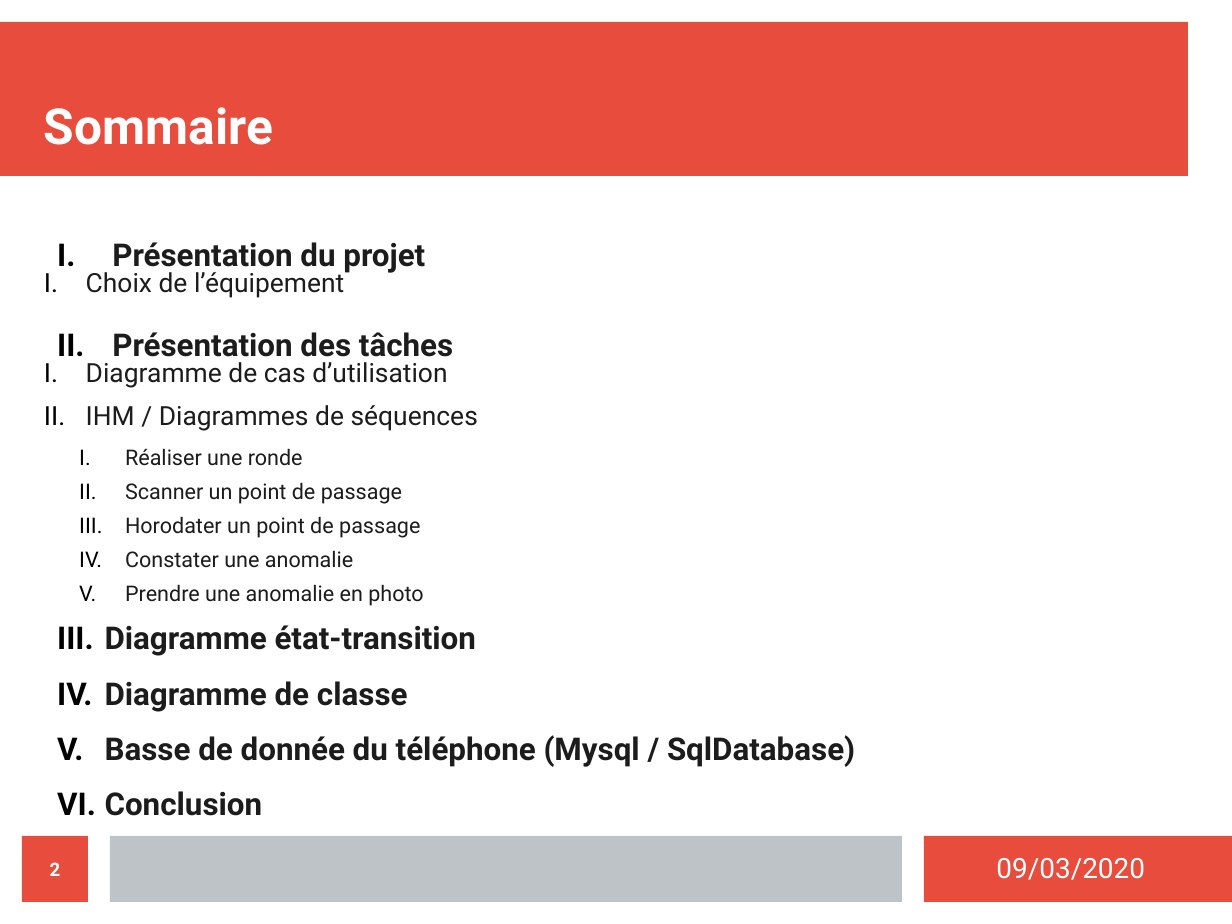
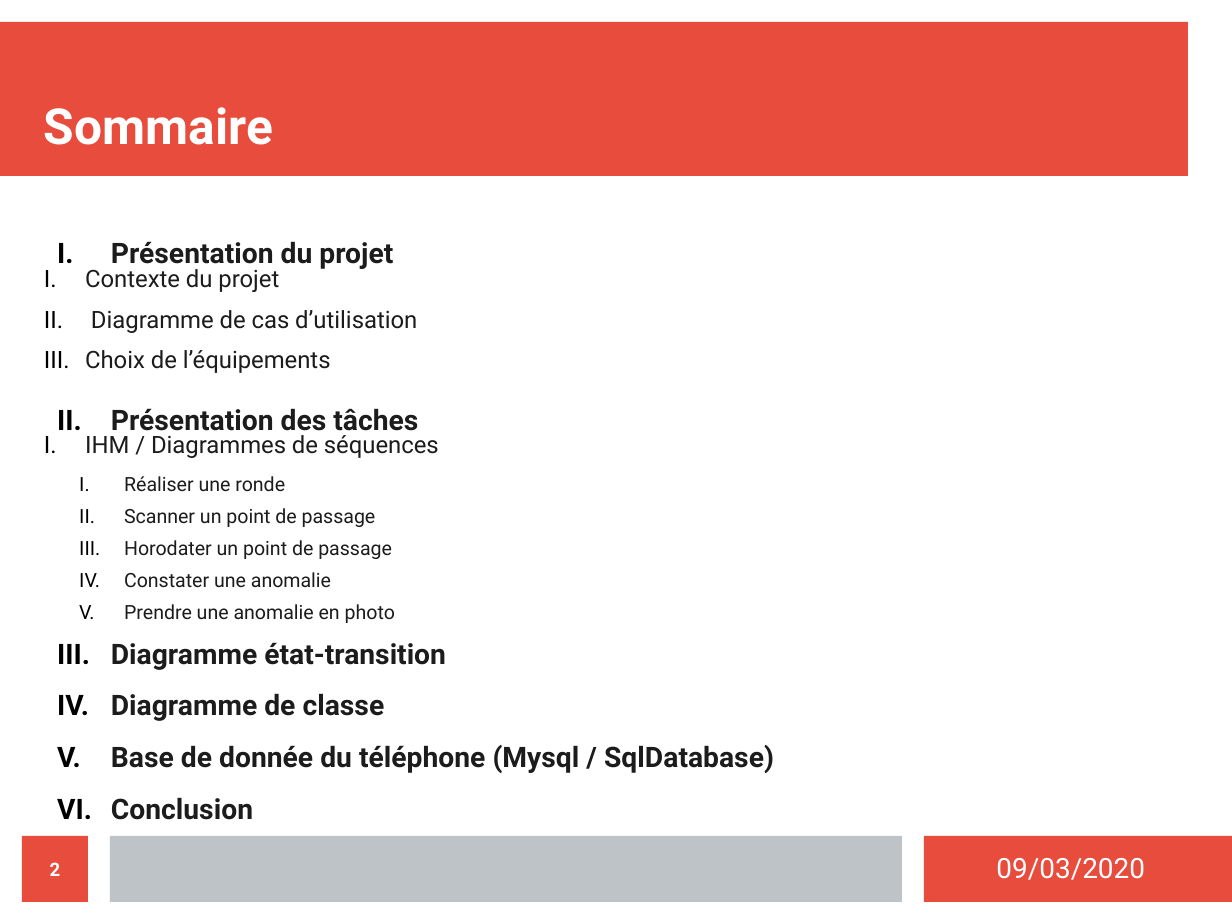
Before and after one commit to MezeretteBrice/Projet_Ronde, a slide deck: slide 2 of SOUTENANCE/Revue2/MezeretteBrice.odp. Drawn at 1232x924 pixels with LibreOffice and Linux fonts; fonts in the diff are those of the drawing. Boxes give left, top, right and bottom in pixels: in the first picture for what was removed or moved away, otherwise in the second. Text is boxed around its words. In the diff, an @@ line names an element or a change of style, - is before the commit and + after.

```diff
--- a/SOUTENANCE/Revue2/MezeretteBrice.odp
+++ b/SOUTENANCE/Revue2/MezeretteBrice.odp
@@ text at (85,269,417,373): text changed; size 17.1 to 15.4 pt @@
-  I. Choix de l’équipement
+  I. Contexte du projet
+  II. Diagramme de cas d’utilisation
+  III. Choix de l’équipements
@@ text at (85,241,446,820): size 20.1 to 18.2 pt in "Présentation du projet", "Présentation des tâches", "Diagramme état-transition", "Diagramme de classe" and 1 more places; size 17.1 to 15.4 pt in "IHM / Diagrammes de séquences"; size 13.9 to 12.6 pt in "Réaliser une ronde", "Scanner un point de passage", "Horodater un point de passage", "Constater une anomalie" and 1 more places @@
@@ text at (86,362,447,388): paragraph removed @@
-  I. Diagramme de cas d’utilisation
@@ text at (111,745,774,773): text changed; size 20.1 to 18.2 pt @@
-V. Basse de donnée du téléphone (Mysql / SqlDatabase)
+V. Base de donnée du téléphone (Mysql / SqlDatabase)
```
Also in this commit, not shown: 7 other slides changed, 2 slides added, 3 other files.
